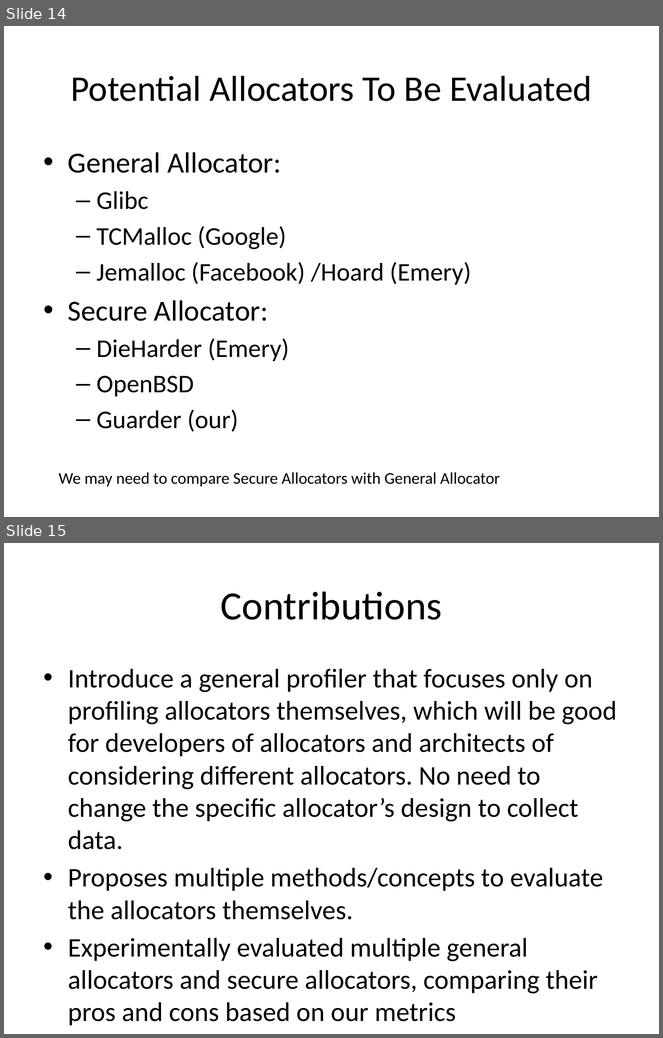
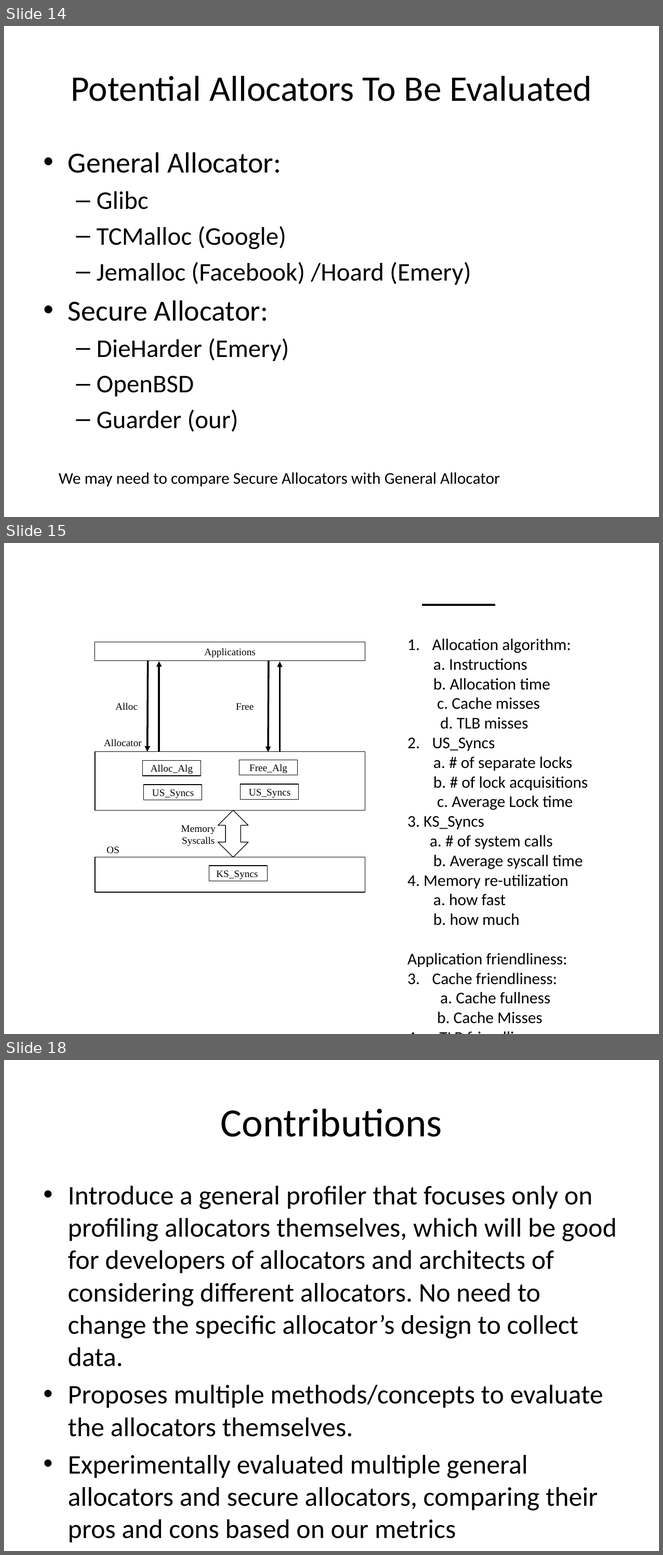
Before and after one commit to UTSASRG/MemPerf-Pro, a slide deck: AllocatorProfiler.pptx. Shown one above the other, each under a label of ours: slides 14 and 15 before the commit, slides 14, 15 and 18 after it; the slides between them are not shown. The pictures are 663x1038 and 663x1555 pixels, drawn with LibreOffice and Linux fonts; fonts in the diff are those of the drawing. Boxes give left, top, right and bottom in pixels: in the first picture for what was removed or moved away, otherwise in the second. Text is boxed around its words. In the diff, an @@ line names an element or a change of style, - is before the commit and + after.

```diff
--- a/AllocatorProfiler.pptx
+++ b/AllocatorProfiler.pptx
@@ slide 15 added at [4,543,659,1034], background #FFFFFF @@
@@ line added from (422, 604) to (495, 604), #000000 2 pt @@
@@ rectangle added at [95,642,366,661], outline #000000 0.75 pt, 11 pt, text #000000 @@
+Applications
@@ text added at [408,639,588,1024], 18 pt, text #000000 @@
+1. Allocation algorithm:
+a. Instructions
+b. Allocation time
+c. Cache misses
+d. TLB misses
+2. US_Syncs
+a. # of separate locks
+b. # of lock acquisitions
+c. Average Lock time
+3. KS_Syncs
+a. # of system calls
+b. Average syscall time
+4. Memory re-utilization
+a. how fast
+b. how much
+Application friendliness:
+1. Cache friendliness:
+a. Cache fullness
+b. Cache Misses
+1. TLB friendliness
+a. Page Fullness
+b. TLB misses
@@ arrow added from (148, 661) to (148, 752), #000000 2 pt @@
@@ arrow added from (159, 752) to (159, 662), #000000 2 pt @@
@@ arrow added from (269, 661) to (268, 752), #000000 2 pt @@
@@ arrow added from (280, 752) to (280, 662), #000000 2 pt @@
@@ text added at [115,703,138,710], 11 pt, text #000000 @@
+Alloc
@@ text added at [236,703,254,710], 11 pt, text #000000 @@
+Free
@@ text added at [104,739,142,747], 11 pt, text #000000 @@
+Allocator
@@ rectangle added at [95,752,366,811], outline #000000 0.75 pt @@
@@ rectangle added at [143,760,201,775], outline #000000 0.75 pt @@
@@ rectangle added at [239,760,297,775], outline #000000 0.75 pt @@
@@ text added at [151,765,193,774], 11 pt, text #000000 @@
+Alloc_Alg
@@ text added at [249,764,287,773], 11 pt, text #000000 @@
+Free_Alg
@@ rectangle added at [143,785,202,800], outline #000000 0.75 pt @@
@@ text added at [152,789,194,798], 11 pt, text #000000 @@
+US_Syncs
@@ rectangle added at [241,784,299,799], outline #000000 0.75 pt @@
@@ text added at [249,789,291,798], 11 pt, text #000000 @@
+US_Syncs
@@ up down arrow added at [218,810,248,858], outline #000000 0.75 pt @@
@@ text added at [181,825,216,846], 11 pt, text #000000 @@
+Memory Syscalls
@@ text added at [106,847,119,854], 11 pt, text #000000 @@
+OS
@@ rectangle added at [95,858,366,892], outline #000000 0.75 pt @@
@@ rectangle added at [209,866,268,881], outline #000000 0.75 pt @@
@@ text added at [216,871,258,879], 11 pt, text #000000 @@
+KS_Syncs
@@ what was slide 15 is now slide 18 @@
```
Also in this commit, not shown: 2 other slides added, 3 other files.
